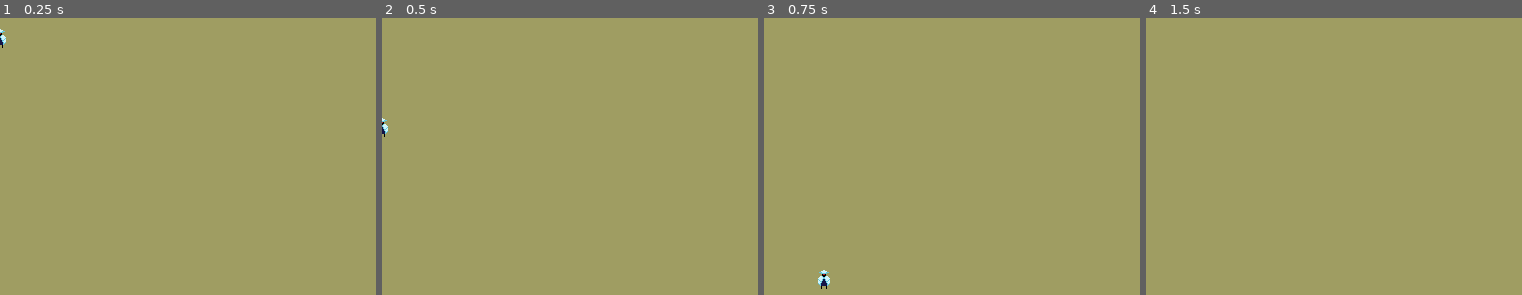
Above: before the commit, frames 1-4 (left to right).
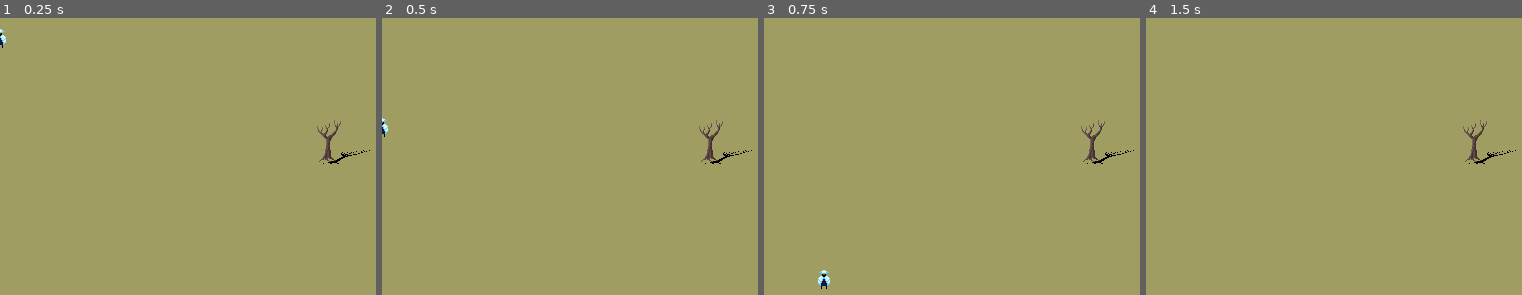
Above: after the commit, the same moments.

Repository: ObliteratedEntertainment/PixelGameJam2024
Game: Godot game, scene res://main.tscn
Same seed, same stepped clock (60 frames per second), same inputs: the game is played once before the commit and once after it.
Inputs:
- Up to frame 1 (0.25 s): no input
- Up to frame 2 (0.5 s): no input
- Up to frame 3 (0.75 s): tap Enter (ui_accept) at 0.5 s; hold Right (ui_right) from 0.53 s (still down)
- Up to frame 4 (1.5 s): keep holding Right (ui_right); tap Enter (ui_accept) at 0.77, 1.25 s

The runs differ from the first frame. In frame 1, 0.3% of the frame differs, in the area x 84-99%, y 36-53%; in frame 2, 0.3%; in frame 3, 0.3%; in frame 4, 0.3%.

Commit message:
Shoddy shader shadow attempt

Diff:
--- /dev/null
+++ b/shadow.gdshader
@@ -0,0 +1,49 @@
+/**
+* Shadow 2D.
+* License: CC0
+* https://creativecommons.org/publicdomain/zero/1.0/
+*/
+shader_type canvas_item;
+render_mode blend_mix;
+
+uniform vec2 deform = vec2(2.0, 2.0);
+uniform vec2 offset = vec2(0.0, 0.0);
+uniform vec4 modulate : source_color;
+uniform float x_buffer = 2.0;//Increase these if you need your shadow to stretch further
+uniform float y_buffer = 2.0;
+
+//uniform vec2 texture_size; //uncomment for GLES2
+
+void vertex() {
+	//This increases the size of the uv so the sprite can be drawn 'out of bounds'
+	VERTEX.x *= x_buffer;
+	VERTEX.y *= y_buffer;
+}
+
+void fragment() {
+
+	//This part resizes your sprite back to normal after the uv adjustment
+	vec2 uvTest = UV * 2.0 - 1.0;
+	uvTest.x *= x_buffer;
+	uvTest.x /= 1.0;
+	uvTest.y *= y_buffer;
+	uvTest.y /= 1.0;
+	uvTest = (uvTest + 1.0) / 2.0;
+	COLOR = texture(TEXTURE, uvTest);
+
+	vec2 ps = TEXTURE_PIXEL_SIZE;
+	vec2 uv = uvTest;
+	float sizex = float(textureSize(TEXTURE,int(ps.x)).x); //comment for GLES2
+	float sizey = float(textureSize(TEXTURE,int(ps.y)).y); //comment for GLES2
+	//float sizex = texture_size.x; //uncomment for GLES2
+	//float sizey = texture_size.y; //uncomment for GLES2
+	uv.y+=offset.y*ps.y;
+	uv.x+=offset.x*ps.x;
+	float decalx=((uv.y-ps.x*sizex)*deform.x);
+	float decaly=((uv.y-ps.y*sizey)*deform.y);
+	uv.x += decalx;
+	uv.y += decaly;
+	vec4 shadow = vec4(modulate.rgb, texture(TEXTURE, uv).a * modulate.a);
+	vec4 col = texture(TEXTURE, uvTest);
+	COLOR = mix(shadow, col, col.a);
+}
--- a/world.tscn
+++ b/world.tscn
@@ -1,6 +1,16 @@
-[gd_scene load_steps=2 format=3 uid="uid://dic8xj22l5wul"]
+[gd_scene load_steps=5 format=3 uid="uid://dic8xj22l5wul"]
 
 [ext_resource type="PackedScene" uid="uid://dgvotwqi8xwg" path="res://player.tscn" id="1_e1qv5"]
+[ext_resource type="Texture2D" uid="uid://dbqa5ejaeyfoy" path="res://sprites/plants/deadtree.png" id="2_f0oq7"]
+[ext_resource type="Shader" path="res://shadow.gdshader" id="2_ijagd"]
+
+[sub_resource type="ShaderMaterial" id="ShaderMaterial_kyma6"]
+shader = ExtResource("2_ijagd")
+shader_parameter/deform = Vector2(2, 2)
+shader_parameter/offset = Vector2(0, 0)
+shader_parameter/modulate = null
+shader_parameter/x_buffer = 2.0
+shader_parameter/y_buffer = 2.0
 
 [node name="World" type="Node2D"]
 
@@ -14,3 +24,10 @@
 offset_bottom = -49960.0
 scale = Vector2(1e+06, 1e+06)
 color = Color(0.623529, 0.615686, 0.384314, 1)
+
+[node name="DeadTree" type="Node2D" parent="."]
+position = Vector2(329, 123)
+
+[node name="Sprite2D" type="Sprite2D" parent="DeadTree"]
+material = SubResource("ShaderMaterial_kyma6")
+texture = ExtResource("2_f0oq7")
Binary file added: sprites/plants/deadtree.aseprite
Binary file added: sprites/plants/deadtree.png
Not shown, added: sprites/plants/deadtree.png.import
